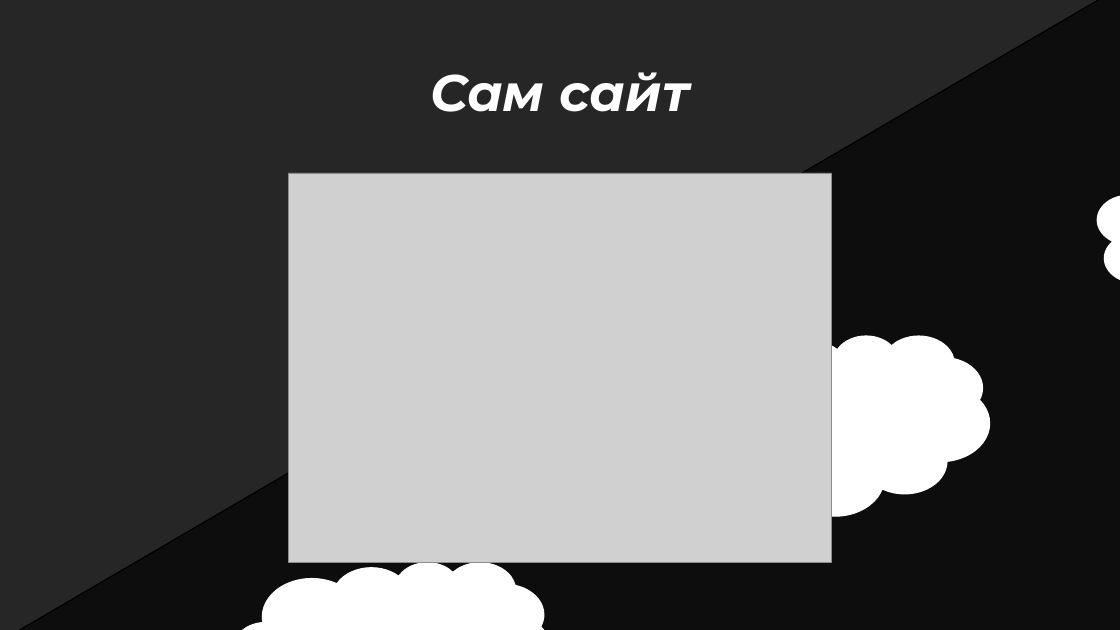
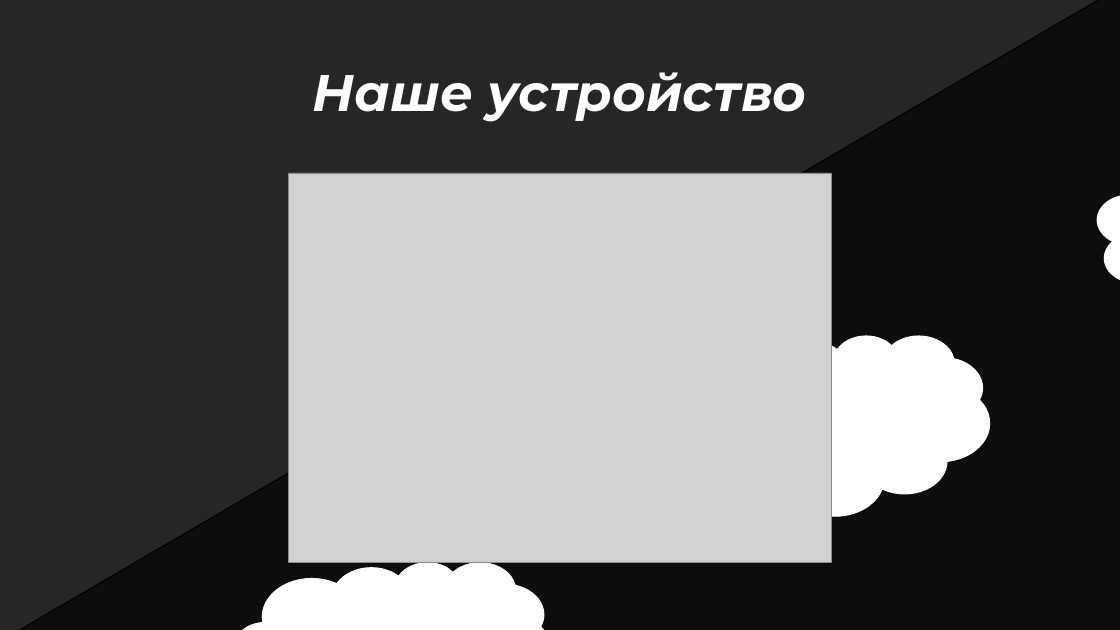
Before and after one commit to SVan22447/CodeSprint_SSD, a slide deck: slide 7 of QRWay.pptx. Drawn at 1120x630 pixels with LibreOffice and Linux fonts; fonts in the diff are those of the drawing; grey boxes stand for pictures. Boxes give left, top, right and bottom in pixels: in the first picture for what was removed or moved away, otherwise in the second. Text is boxed around its words. In the diff, an @@ line names an element or a change of style, - is before the commit and + after.

```diff
--- a/QRWay.pptx
+++ b/QRWay.pptx
@@ title at box(313, 72, 806, 122): text changed @@
-Сам сайт
+Наше устройство
```
